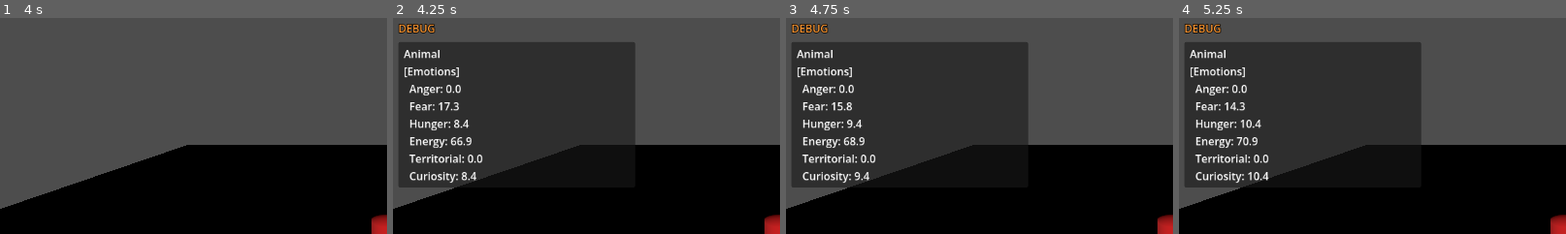
Above: before the commit, frames 1-4 (left to right).
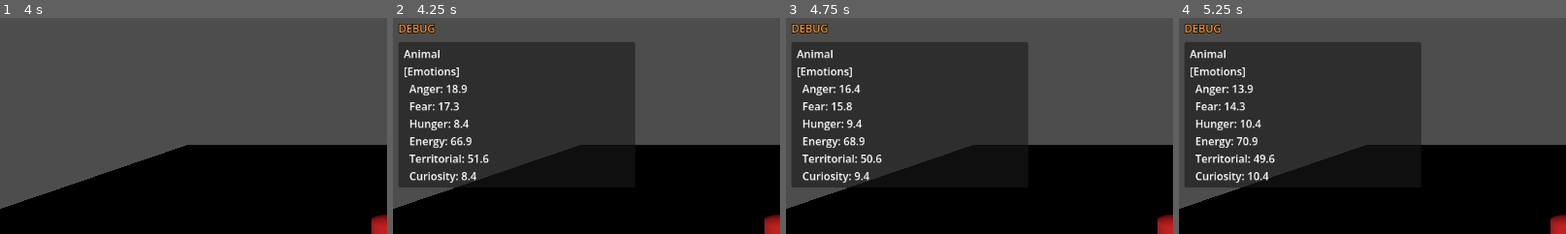
Above: after the commit, the same moments.

Repository: payangar-dev/cauchemar
Game: Godot game, scene res://sandbox/animal_sandbox.tscn
The game is run twice, just before and just after one commit, with the same random seed, the same clock (stepped at 60 frames per second) and the same inputs. This scene is started directly instead of the project's main scene.
Inputs:
- Up to frame 1 (4 s): tap Enter at 0.5, 2, 3.5 s; tap Space at 1.25, 2.75 s
- Up to frame 2 (4.25 s): tap F3 (debug_toggle) at 4.15 s
- Up to frame 3 (4.75 s): no input
- Up to frame 4 (5.25 s): no input
The pictures show only the part of the screen within x 0-50%, y 0-50%; the shares and areas given below are measured in that part.

Frame 1 is identical in both runs. In frame 2, 0.3% of the frame differs, in the area x 13-25%, y 30-68%; in frame 3, 0.3%; in frame 4, 0.3%.

Commit message:
fix(creatures): address PR #4 review feedback
- sandbox: bump anger.initial=40 and territorial.initial=60 so all six
  emotions actually demonstrate decay on launch (were static 0->0).
- debug: strip DebugHud autoload and per-animal EmotionDebugProvider
  from release builds via OS.is_debug_build() gates, so packaged
  builds never expose per-creature emotion values (CLAUDE.md rule #7).
- creatures: cache EmotionConfig in an Array indexed by the Emotion
  enum to drop the per-frame 6-way match in EmotionalState._process.
- creatures: document the MIN_INTERVAL_MSEC = 100 rationale on
  EmotionDebugProvider so the trade-off is tunable without git blame.
- docs: note in CLAUDE.md that gdtoolkit runs via pre-commit + CI, no
  local install needed.

Refs #4

Diff:
--- a/game/creatures/animal.gd
+++ b/game/creatures/animal.gd
@@ -12,5 +12,8 @@
 
 
 func _ready() -> void:
+	if not OS.is_debug_build():
+		_debug_provider.queue_free()
+		return
 	add_to_group(&"debug_inspectable")
 	_debug_provider.state = emotions
--- a/game/creatures/emotion_debug_provider.gd
+++ b/game/creatures/emotion_debug_provider.gd
@@ -16,6 +16,10 @@
 
 signal changed
 
+# 10 Hz: fast enough that decay reads as continuous to the human eye, slow
+# enough that the panel rebuild cost stays negligible even with many tracked
+# entities. Tune up if the panel ever flickers; tune down if profiling shows
+# the rebuild dominating frame time.
 const MIN_INTERVAL_MSEC: int = 100
 
 var state: EmotionalState:
--- a/game/creatures/emotional_state.gd
+++ b/game/creatures/emotional_state.gd
@@ -11,18 +11,20 @@
 @export var profile: SpeciesProfile
 
 var _values: Dictionary[int, float] = {}
+var _configs: Array[EmotionConfig] = []
 
 
 func _ready() -> void:
+	_cache_configs()
 	for e in Emotion.ALL:
-		_values[e] = _config(e).initial if profile != null else 0.0
+		_values[e] = _configs[e].initial if profile != null else 0.0
 
 
 func _process(delta: float) -> void:
 	if profile == null:
 		return
 	for e in Emotion.ALL:
-		var cfg := _config(e)
+		var cfg := _configs[e]
 		_apply(e, move_toward(_values[e], cfg.rest_target, cfg.decay_rate * delta))
 
 
@@ -43,21 +45,16 @@
 	emotion_changed.emit(emotion, old, value)
 
 
-func _config(emotion: int) -> EmotionConfig:
-	var result: EmotionConfig
-	match emotion:
-		Emotion.ANGER:
-			result = profile.anger
-		Emotion.FEAR:
-			result = profile.fear
-		Emotion.HUNGER:
-			result = profile.hunger
-		Emotion.ENERGY:
-			result = profile.energy
-		Emotion.TERRITORIAL:
-			result = profile.territorial
-		Emotion.CURIOSITY:
-			result = profile.curiosity
-		_:
-			assert(false, "unknown emotion: %d" % emotion)
-	return result
+# Emotion enum values are contiguous 0..N, so an Array indexed by the enum is
+# a per-frame branch cheaper than a match. Resolved once at spawn — profile is
+# not expected to be hot-swapped at runtime.
+func _cache_configs() -> void:
+	_configs.resize(Emotion.ALL.size())
+	if profile == null:
+		return
+	_configs[Emotion.ANGER] = profile.anger
+	_configs[Emotion.FEAR] = profile.fear
+	_configs[Emotion.HUNGER] = profile.hunger
+	_configs[Emotion.ENERGY] = profile.energy
+	_configs[Emotion.TERRITORIAL] = profile.territorial
+	_configs[Emotion.CURIOSITY] = profile.curiosity
--- a/game/debug/debug_hud.gd
+++ b/game/debug/debug_hud.gd
@@ -9,6 +9,11 @@
 ##
 ## Works with whichever Camera3D is currently active (player FPS, debug
 ## freecam, sandbox fixed cam) — DebugHud has no opinion on camera ownership.
+##
+## Stripped from release builds: the whole autoload self-frees when
+## `OS.is_debug_build()` is false, so a packaged build never exposes
+## per-entity state to the player (see CLAUDE.md rule #7 — knowledge is
+## always incomplete).
 
 signal toggled(active: bool)
 signal target_changed(target: Node3D)
@@ -34,6 +39,9 @@
 
 
 func _ready() -> void:
+	if not OS.is_debug_build():
+		queue_free()
+		return
 	_marker.visible = active
 
 
--- a/game/sandbox/example_species.tres
+++ b/game/sandbox/example_species.tres
@@ -5,6 +5,7 @@
 
 [sub_resource type="Resource" id="anger"]
 script = ExtResource("2_config")
+initial = 40.0
 decay_rate = 5.0
 
 [sub_resource type="Resource" id="curiosity"]
@@ -30,6 +31,7 @@
 
 [sub_resource type="Resource" id="territorial"]
 script = ExtResource("2_config")
+initial = 60.0
 decay_rate = 2.0
 
 [resource]
Not shown, changed: CLAUDE.md
